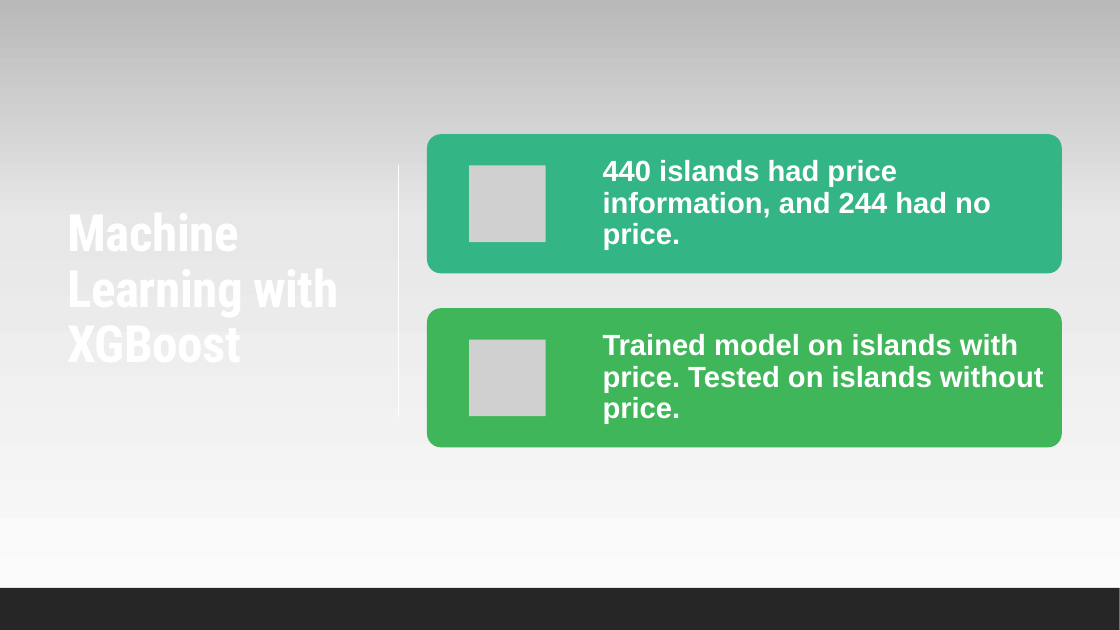
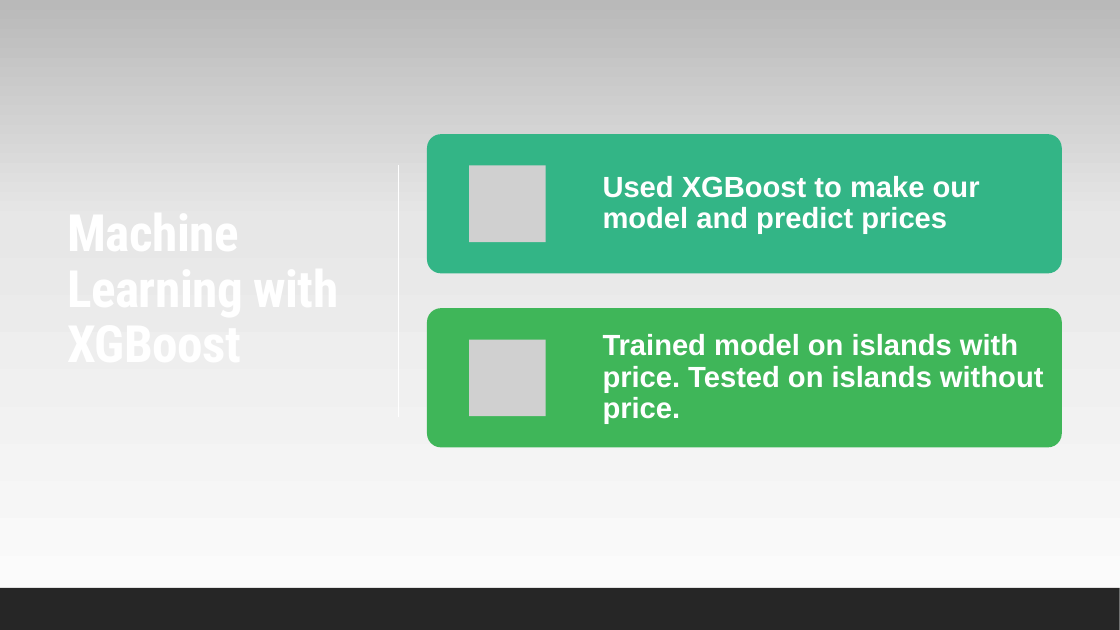
Before and after one commit to ajyoung21/mechanical_villain, a slide deck: slide 4 of machine_learning_powerpoint.pptx (slide 5 before the commit). Drawn at 1120x630 pixels with LibreOffice and Linux fonts; fonts in the diff are those of the drawing; grey boxes stand for pictures. Boxes give left, top, right and bottom in pixels: in the first picture for what was removed or moved away, otherwise in the second. Text is boxed around its words. In the diff, an @@ line names an element or a change of style, - is before the commit and + after.

```diff
--- a/machine_learning_powerpoint.pptx
+++ b/machine_learning_powerpoint.pptx
@@ text at [603,176,980,234]: text changed @@
-440 islands had price information, and 244 had no price.
+Used XGBoost to make our model and predict prices
```
Also in this commit, not shown: 1 other slide changed, 1 slide removed.
